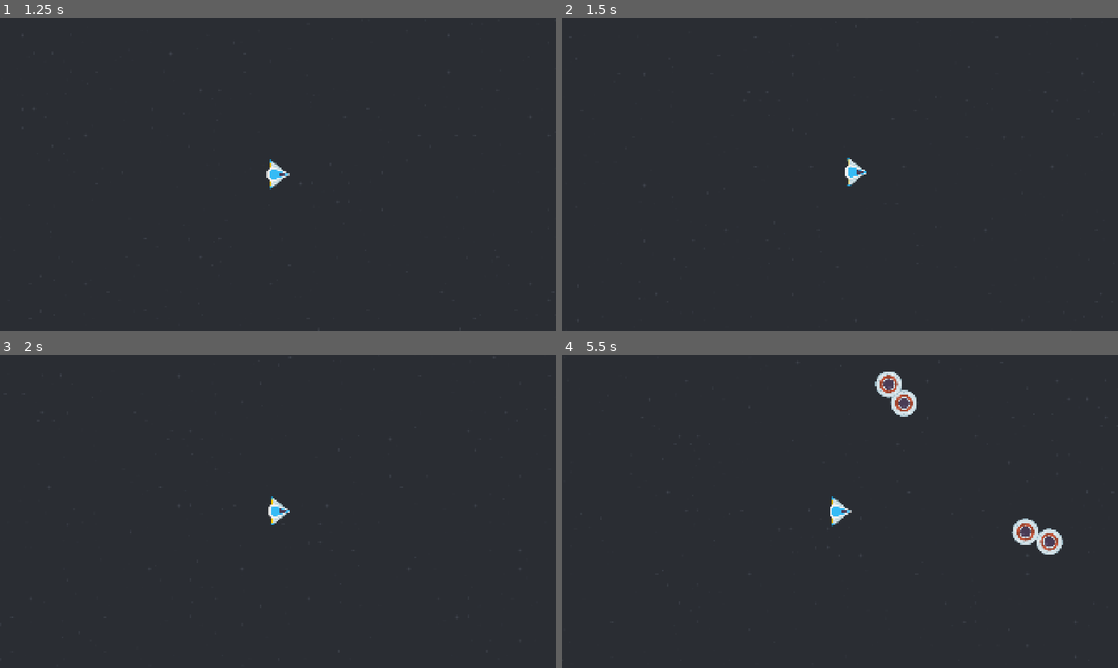
Above: before the commit, frames 1-4 (two rows, left to right).
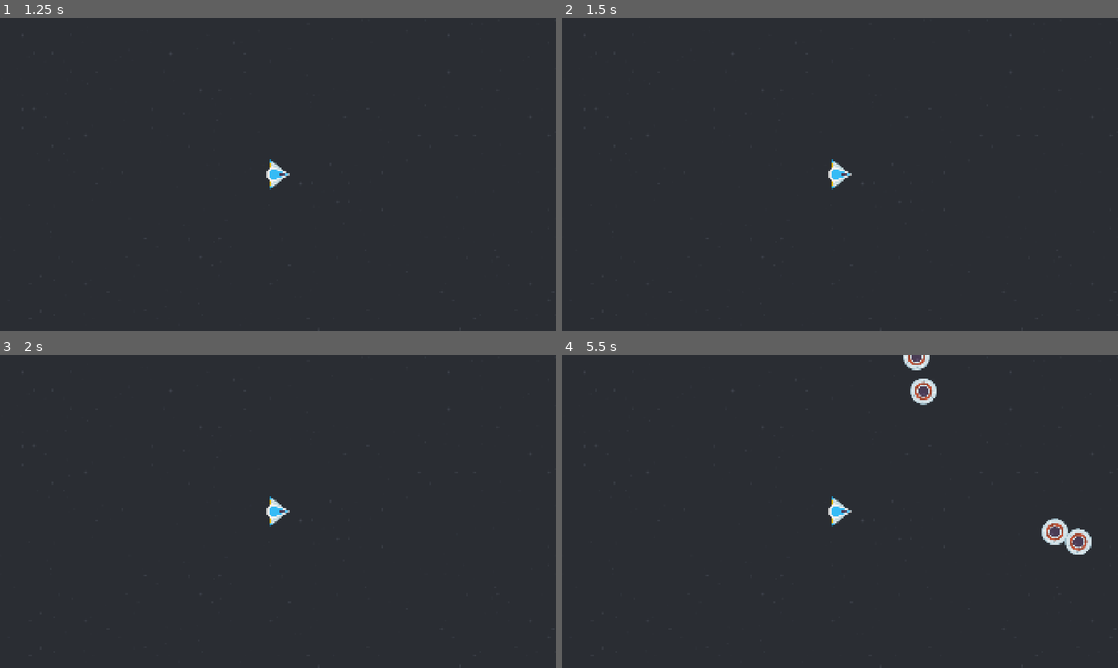
Above: after the commit, the same moments.

Repository: two-sticks-and-a-rock/space-arcade
Game: Godot game, scene res://scenes/main.tscn
Same seed, same stepped clock (60 frames per second), same inputs: the game is played once before the commit and once after it.
Inputs (mouse positions are in pixels of both pictures, inside the frame that each line leads up to):
- Up to frame 1 (1.25 s): tap Enter at 0.5 s; move the mouse to (400, 158) at 0.52 s; press the mouse at (400, 158) at 0.53 s
- Up to frame 2 (1.5 s): tap Space at 1.25 s; move the mouse to (728, 190) at 1.27 s; release the mouse at (728, 190) at 1.28 s; click (728, 190) at 1.35 s
- Up to frame 3 (2 s): no input
- Up to frame 4 (5.5 s): move the mouse to (895, 442) at 2.02 s; press the mouse at (895, 442) at 2.03 s; tap Enter at 2.75 s; move the mouse to (812, 574) at 2.77 s; release the mouse at (812, 574) at 2.78 s; click (812, 574) at 2.85 s; move the mouse to (1006, 558) at 3.52 s; press the mouse at (1006, 558) at 3.53 s; tap Space at 4.25 s; move the mouse to (673, 464) at 4.27 s; release the mouse at (673, 464) at 4.28 s; click (673, 464) at 4.35 s; move the mouse to (867, 511) at 5.02 s; press the mouse at (867, 511) at 5.03 s

Frame 1 is identical in both runs. In frame 2, 0.4% of the frame differs, in the area x 47-55%, y 44-55%; in frame 3, 0.1%; in frame 4, 2.2%, in the area x 47-96%, y 0-64%.

Commit message:
global mover

Diff:
--- a/project.godot
+++ b/project.godot
@@ -14,6 +14,10 @@
 run/main_scene="uid://be6oad5gocvyr"
 config/features=PackedStringArray("4.7", "GL Compatibility")
 config/icon="res://icon.svg"
+
+[autoload]
+
+Mover="*uid://dqp8wbinl3xpu"
 
 [display]
 
--- /dev/null
+++ b/scenes/MOVER.gd
@@ -0,0 +1,13 @@
+extends Node
+
+var direction : Vector2 = Vector2.ZERO
+var speed : float = 0.0
+
+var velocity
+
+func get_movement() -> Vector2:
+	return velocity
+
+func _physics_process(_delta):
+	velocity = direction * speed
+	direction = lerp(direction, Vector2.ZERO, 0.01)
--- a/scenes/enemies/enemy.gd
+++ b/scenes/enemies/enemy.gd
@@ -14,6 +14,7 @@
 func _physics_process(_delta):
 	look_at(player.position)
 	linear_velocity = velocity.rotated(rotation)
+	linear_velocity -= Mover.get_movement()
 
 func _on_visible_on_screen_notifier_2d_screen_exited():
 	queue_free()
--- a/scenes/main.tscn
+++ b/scenes/main.tscn
@@ -21,7 +21,6 @@
 
 [node name="player" parent="." unique_id=2109895852 instance=ExtResource("3_jyhfs")]
 unique_name_in_owner = true
-position = Vector2(0, 0)
 
 [node name="EnemyPath" type="Path2D" parent="player" unique_id=1257585160]
 position = Vector2(-65.89342, -507.8911)
--- a/scenes/player/slingshot.gd
+++ b/scenes/player/slingshot.gd
@@ -6,8 +6,8 @@
 var end_vector := Vector2.ZERO
 
 func handle_speed(slingshot_vector: Vector2):
-		player.direction = slingshot_vector.normalized()
-		player.velocity = slingshot_vector.length()
+		Mover.direction = slingshot_vector.normalized()
+		Mover.speed = slingshot_vector.length()
 
 func _input(_event: InputEvent) -> void:
 	if Input.is_action_just_pressed("click"):
Not shown, added: scenes/MOVER.gd.uid
